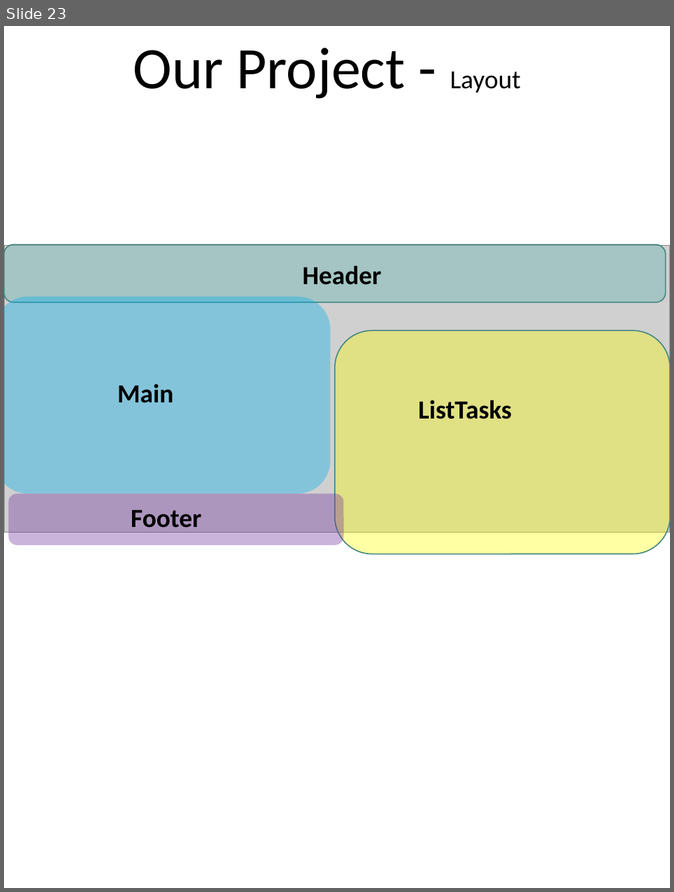
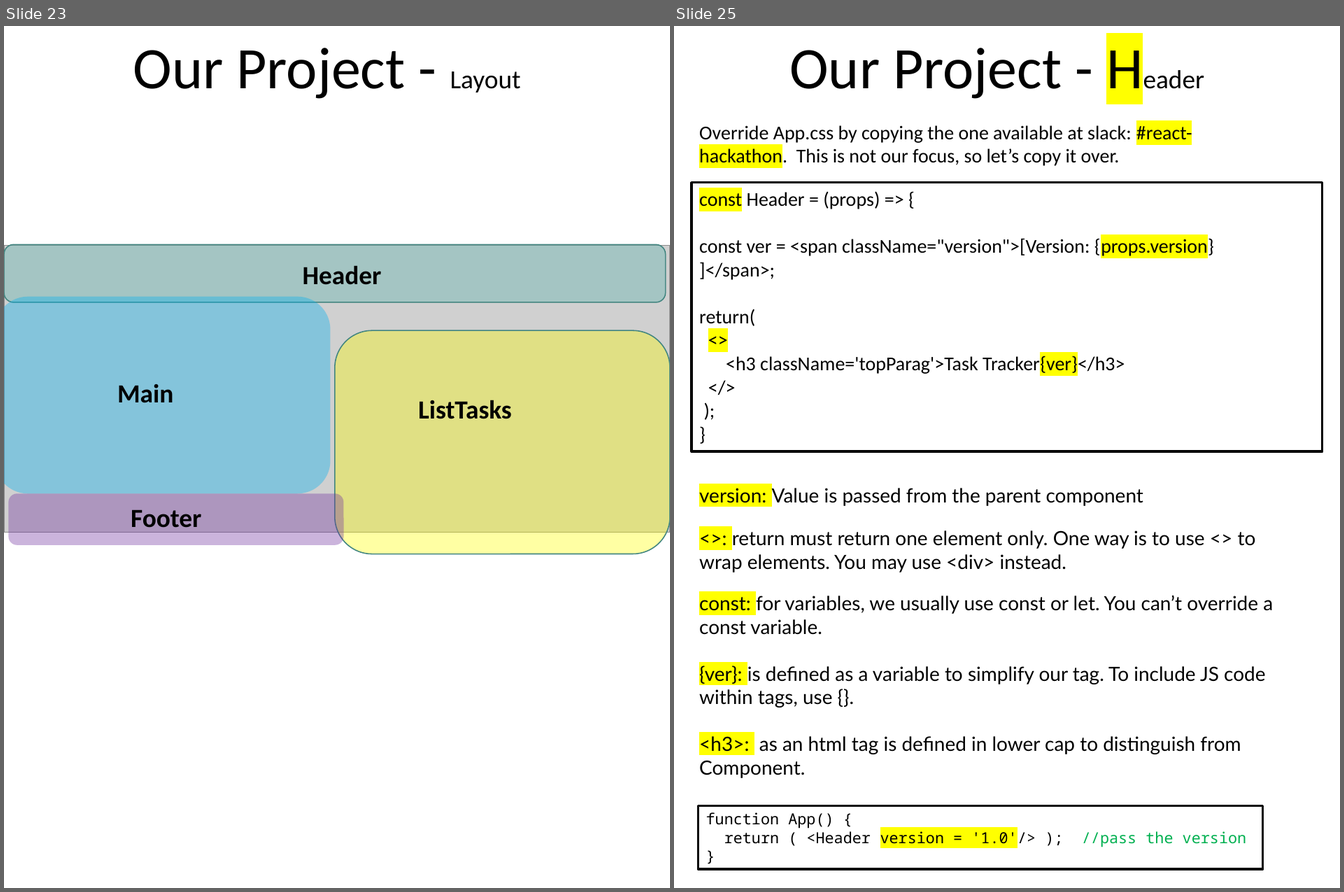
Before and after one commit to scorpion0511/mytracker, a slide deck: doc/React.pptx. Shown side by side, each under a label of ours: slide 23 before the commit, slides 23 and 25 after it; the slides between them are not shown. The pictures are 674x892 and 1344x892 pixels, drawn with LibreOffice and Linux fonts; fonts in the diff are those of the drawing; grey boxes stand for pictures. Boxes give left, top, right and bottom in pixels: in the first picture for what was removed or moved away, otherwise in the second. Text is boxed around its words. In the diff, an @@ line names an element or a change of style, - is before the commit and + after.

```diff
--- a/doc/React.pptx
+++ b/doc/React.pptx
@@ slide 25 added at bbox=[674, 26, 1340, 888], background #FFFFFF @@
@@ text added at bbox=[747, 48, 1062, 207], 54 pt, text #000000 @@
+Our Project - Header
@@ text added at bbox=[699, 123, 1193, 167], 18 pt, text #000000 @@
+Override App.css by copying the one available at slack: #react-hackathon. This is not our focus, so let’s copy it over.
@@ rectangle added at bbox=[692, 183, 1322, 452], outline #000000 2.25 pt, 18 pt, text #000000 @@
+const Header = (props) => {
+const ver = <span className="version">[Version: {props.version}
+]</span>;
+return(
+<>
+<h3 className='topParag'>Task Tracker{ver}</h3>
+</>
+);
+}
@@ text added at bbox=[699, 488, 1144, 506], 18 pt, text #000000 @@
+version: Value is passed from the parent component
@@ text added at bbox=[699, 531, 1256, 573], 18 pt, text #000000 @@
+<>: return must return one element only. One way is to use <> to wrap elements. You may use <div> instead.
@@ text added at bbox=[699, 595, 1273, 635], 18 pt, text #000000 @@
+const: for variables, we usually use const or let. You can’t override a const variable.
@@ text added at bbox=[699, 666, 1266, 708], 18 pt, text #000000 @@
+{ver}: is defined as a variable to simplify our tag. To include JS code within tags, use {}.
@@ text added at bbox=[699, 736, 1241, 778], 18 pt, text #000000 @@
+<h3>: as an html tag is defined in lower cap to distinguish from Component.
@@ rectangle added at bbox=[698, 806, 1263, 870], outline #0D0D0D 2.25 pt, 14 pt, text #000000 @@
+function App() {
+return ( <Header version = '1.0'/> ); //pass the version
+}
```
Also in this commit, not shown: 1 slide changed.
